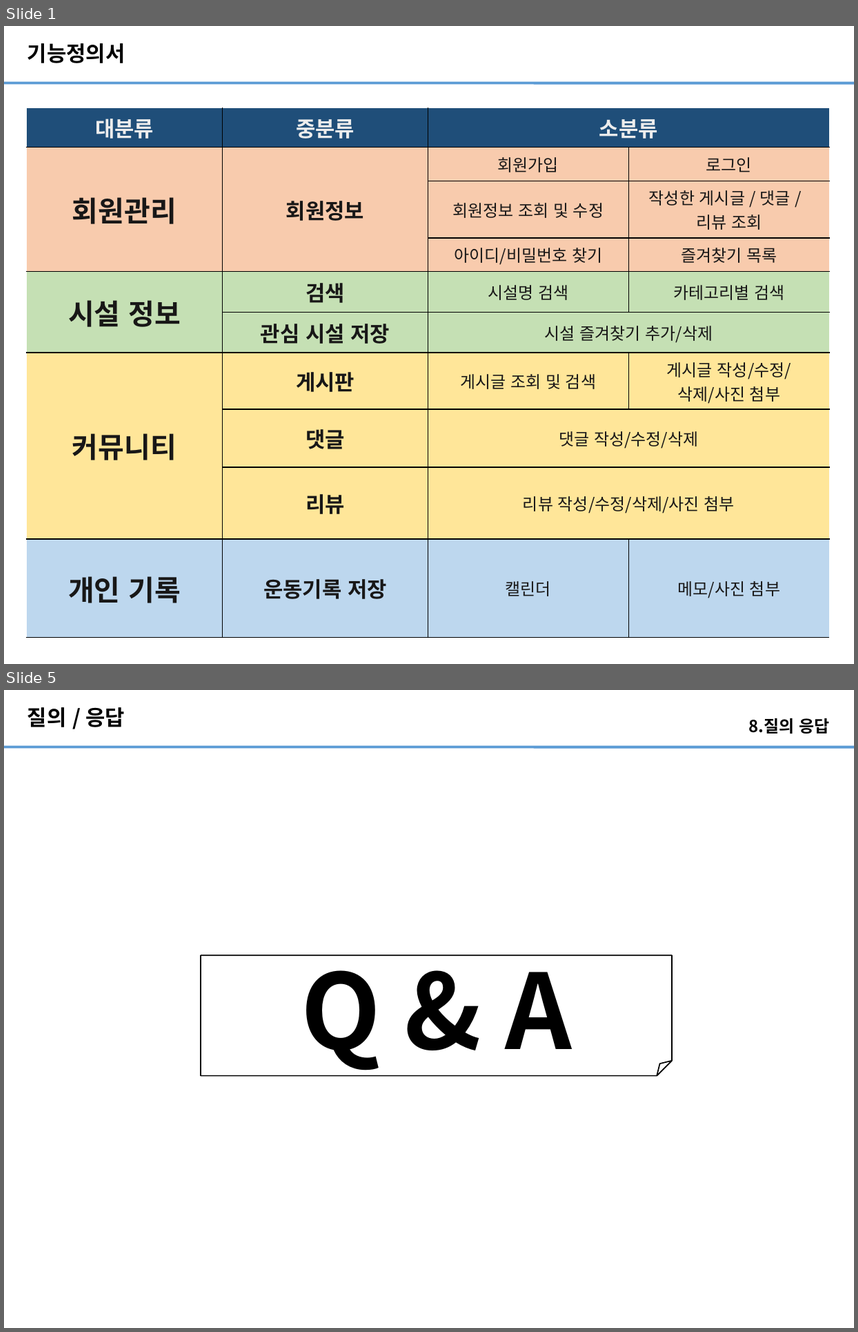
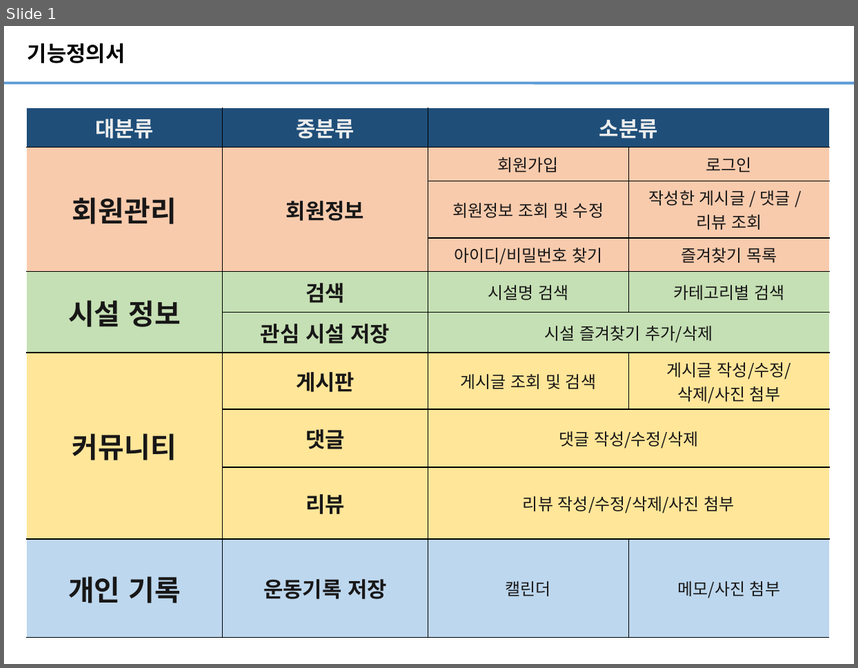
Before and after one commit to bakzh/bakzh.github.io, a slide deck: ouputs/수료프로젝트 발표_1팀.pptx. Shown one above the other, each under a label of ours: slides 1 and 5 before the commit, slide 1 after it; the slides between them are not shown. The pictures are 858x1332 and 858x668 pixels, drawn with LibreOffice and Linux fonts; fonts in the diff are those of the drawing. Boxes give left, top, right and bottom in pixels: in the first picture for what was removed or moved away, otherwise in the second. Text is boxed around its words. In the diff, an @@ line names an element or a change of style, - is before the commit and + after.

```diff
--- a/ouputs/수료프로젝트 발표_1팀.pptx
+++ b/ouputs/수료프로젝트 발표_1팀.pptx
@@ slide 5 removed at (4,690,854,1328), background #FFFFFF; not listed: 1 template element that a slide beside it also shows @@
@@ title removed at (27,707,125,727) @@
-질의 / 응답
@@ text removed at (749,718,829,733) @@
-8.질의 응답
@@ folded corner removed at (201,955,671,1076) @@
-Q & A
```
Also in this commit, not shown: 4 other slides removed.
